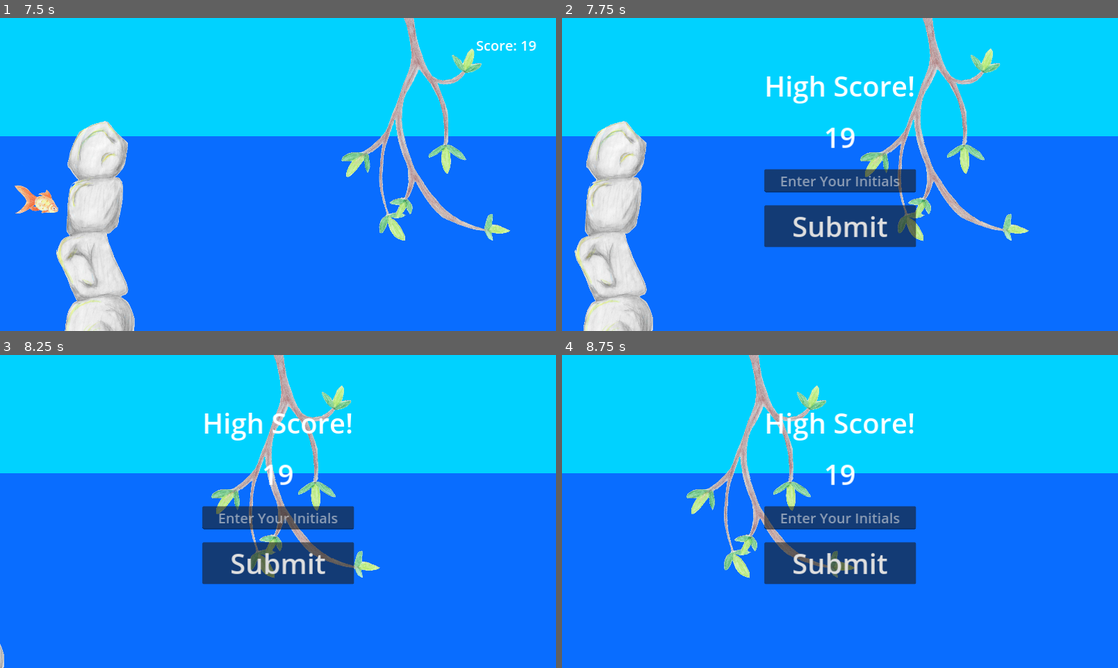
Above: before the commit, frames 1-4 (two rows, left to right).
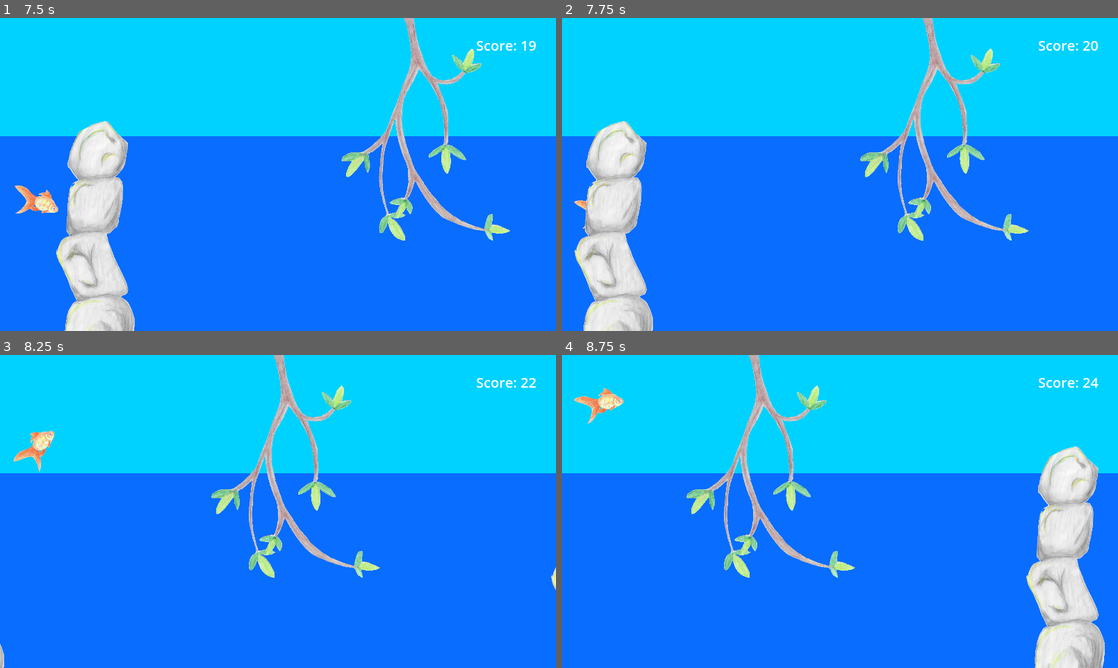
Above: after the commit, the same moments.

Repository: Aveli-games/splashy-fish
Game: Godot game, scene res://main.tscn
The game is run twice, just before and just after one commit, with the same random seed, the same clock (stepped at 60 frames per second) and the same inputs. Sound files missing from this copy of the repository are replaced by a short silence.
Inputs:
- Up to frame 1 (7.5 s): click "Start" at 0.5 s; hold W (swim_up) 1.28-2.78 s; hold S (swim_down) 2.78-5.03 s; hold W (swim_up) from 5.03 s (still down)
- Up to frame 2 (7.75 s): keep holding W (swim_up)
- Up to frame 3 (8.25 s): keep holding W (swim_up)
- Up to frame 4 (8.75 s): keep holding W (swim_up)

Frame 1 is identical in both runs. In frame 2, 6.9% of the frame differs, in the area x 2-97%, y 7-74%; in frame 3, 7.2%; in frame 4, 14%, in the area x 2-98%, y 7-100%.
Error in both runs: Invalid access to property or key 'data' on a base object of type 'Nil'. (res://score_http.gd:9)

Commit message:
remove boilerplate and other debugger warnings

Diff:
--- a/hud.gd
+++ b/hud.gd
@@ -49,14 +49,6 @@
 	$GameScreen/MessageTimer.stop()
 	start_game.emit()
 
-# Called when the node enters the scene tree for the first time.
-func _ready():
-	pass
-
-# Called every frame. 'delta' is the elapsed time since the previous frame.
-func _process(delta):
-	pass
-
 func _on_scoreboard_button_pressed():
 	$MainMenu.hide()
 	$Leaderboards.show()
--- a/main.gd
+++ b/main.gd
@@ -15,10 +15,6 @@
 func _ready():
 	$Player.start($StartPosition.position)
 	LocalHighScores.load()
-
-# Called every frame. 'delta' is the elapsed time since the previous frame.
-func _process(delta):
-	pass
 
 func game_over():
 	$ScoreTimer.stop()
--- a/name_entry.gd
+++ b/name_entry.gd
@@ -1,14 +1,4 @@
 extends LineEdit
-
-
-# Called when the node enters the scene tree for the first time.
-func _ready():
-	pass # Replace with function body.
-
-
-# Called every frame. 'delta' is the elapsed time since the previous frame.
-func _process(delta):
-	pass
 
 
 func _on_text_changed(new_text):
--- a/player.gd
+++ b/player.gd
@@ -73,7 +73,7 @@
 	rotation = -MAX_ROTATION * (speed / MAX_SPEED)
 
 
-func _on_body_entered(body):
+func _on_body_entered():
 	hide() # Disappear after being hit
 	hit.emit()
 	$Hitbox.set_deferred("disabled", true)
